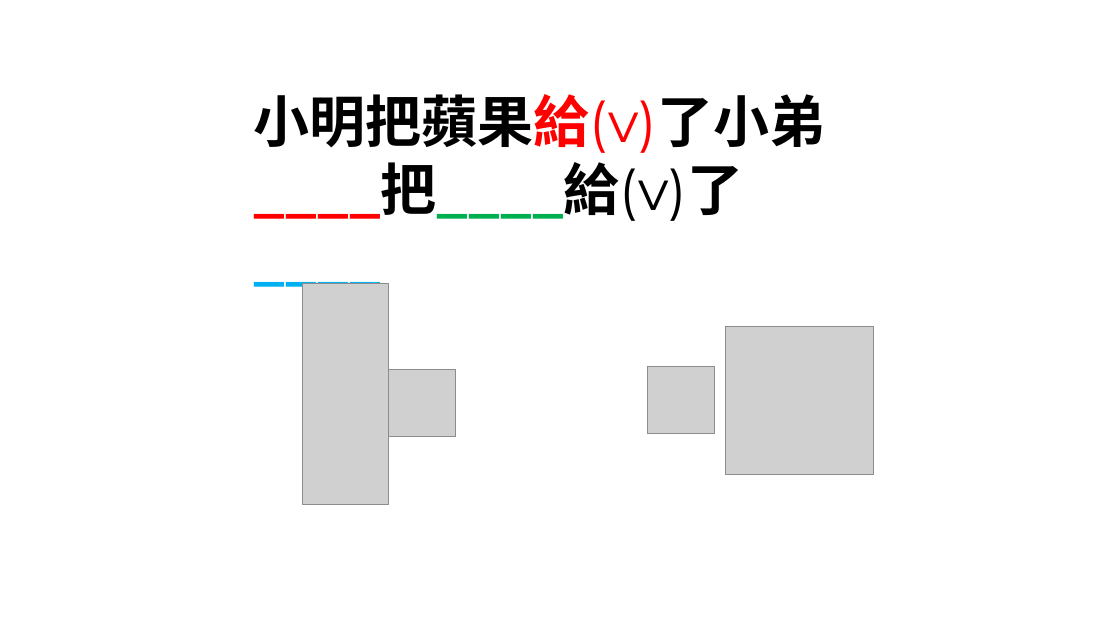
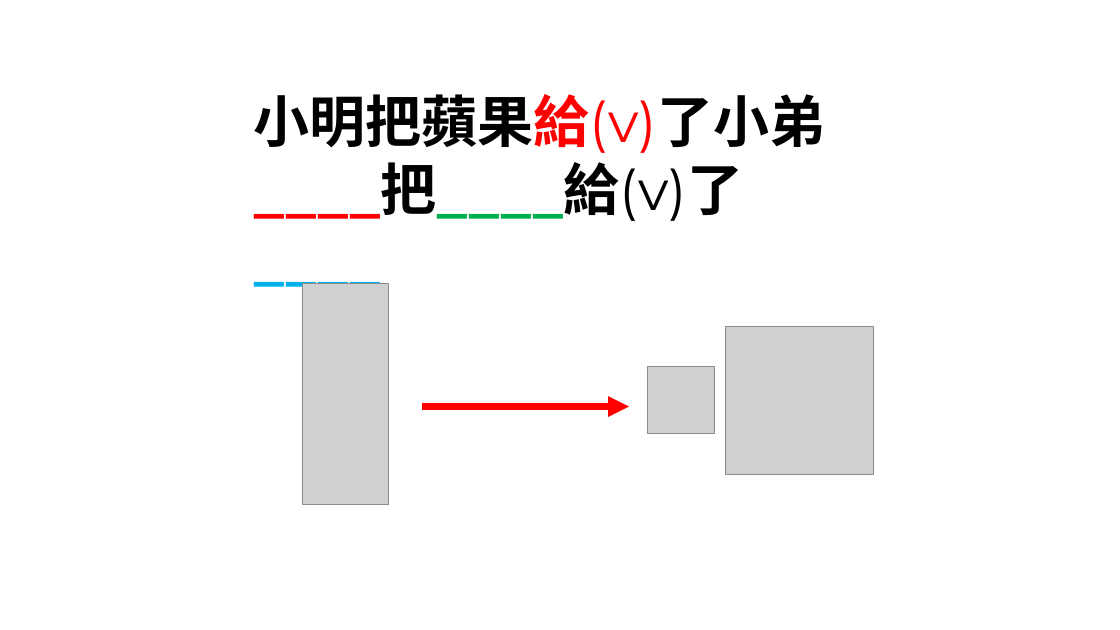
Before and after one commit to Chenct-jonathan/25ss_PyLab, a slide deck: slide 19 of slides/Python_Workshop_2.pptx. Drawn at 1120x630 pixels with LibreOffice and Linux fonts; fonts in the diff are those of the drawing; grey boxes stand for pictures. Boxes give left, top, right and bottom in pixels: in the first picture for what was removed or moved away, otherwise in the second. Text is boxed around its words. In the diff, an @@ line names an element or a change of style, - is before the commit and + after.

```diff
--- a/slides/Python_Workshop_2.pptx
+++ b/slides/Python_Workshop_2.pptx
@@ picture removed at (388, 370, 455, 437) @@
@@ arrow added from (422, 407) to (629, 407), #FF0000 6 pt @@
```
Also in this commit, not shown: 2 other slides changed.
